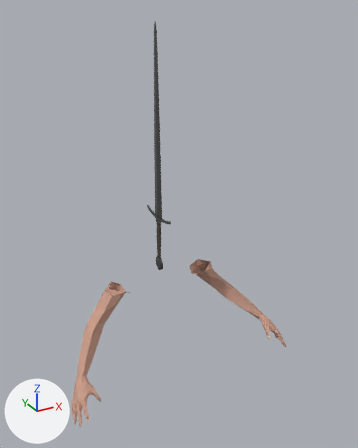
One commit to the Blender file ScoopsField/res/items/kings_sword/kings_sword.blend: the scene before it, then after it.
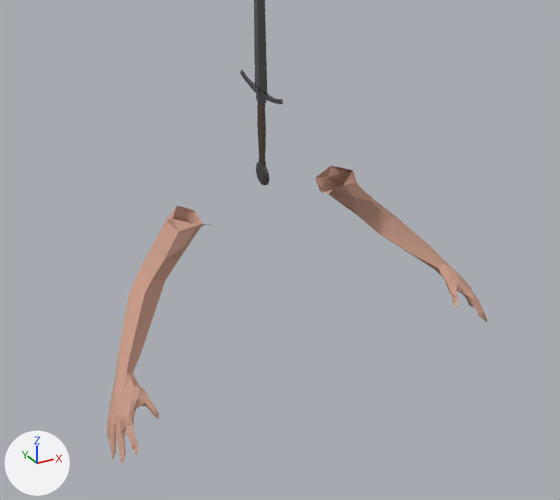
Each version is shown whole from a 50 mm lens placed at (-0.824, -1.67, 0.872), pointed at (0.02, -0.136, 0.105), then close up on the part from 3% to 91% of the width and 37% to 100% of the height. Arrows for +X, +Y and +Z are at lower left; the lights stay in place. The older version's two pictures come first.

Objects in the first close-up: 'Cylinder', 'Viewmodel'.
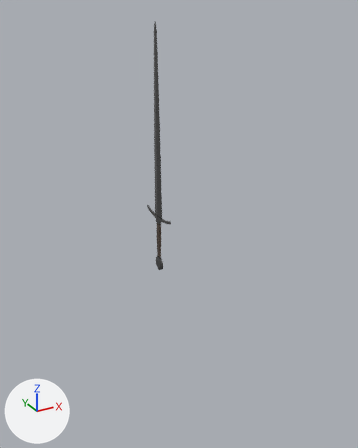
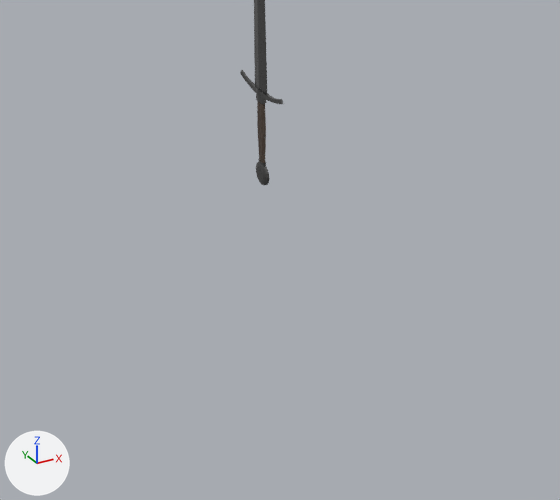
Boxes (x1, y1, x2, y2) around the edits, measured in the close-ups (560 x 500 px):
'Viewmodel', deleted: before (107, 166, 487, 463)
    faces in mat_material (beige #cc9e8a): (107, 166, 487, 463)

Edits to the bpy script that builds the scene:
```text
Remove ob_viewmodel:
    ob_viewmodel = bpy.data.objects.new('Viewmodel', me_base_001)
```
